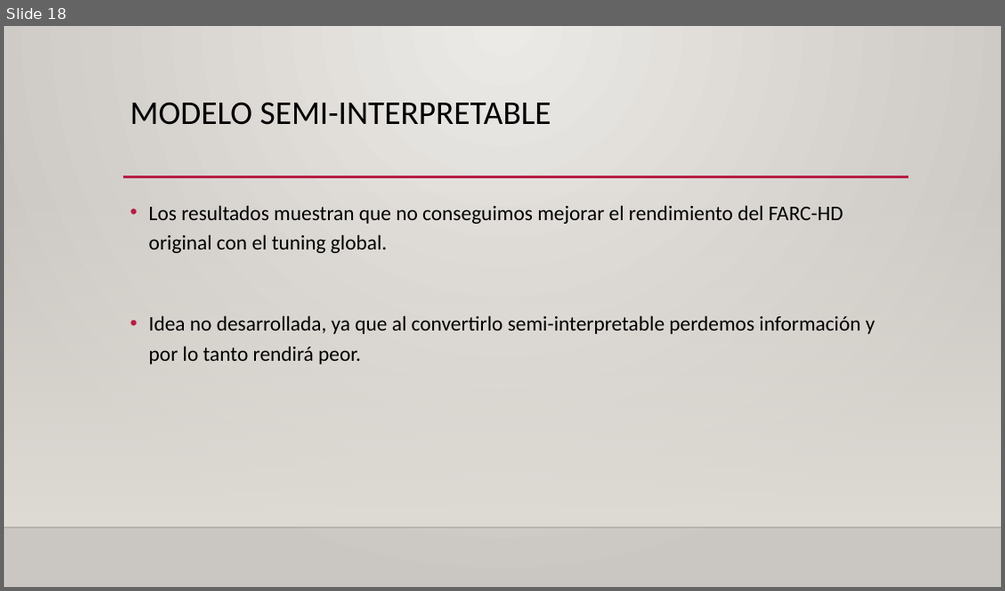
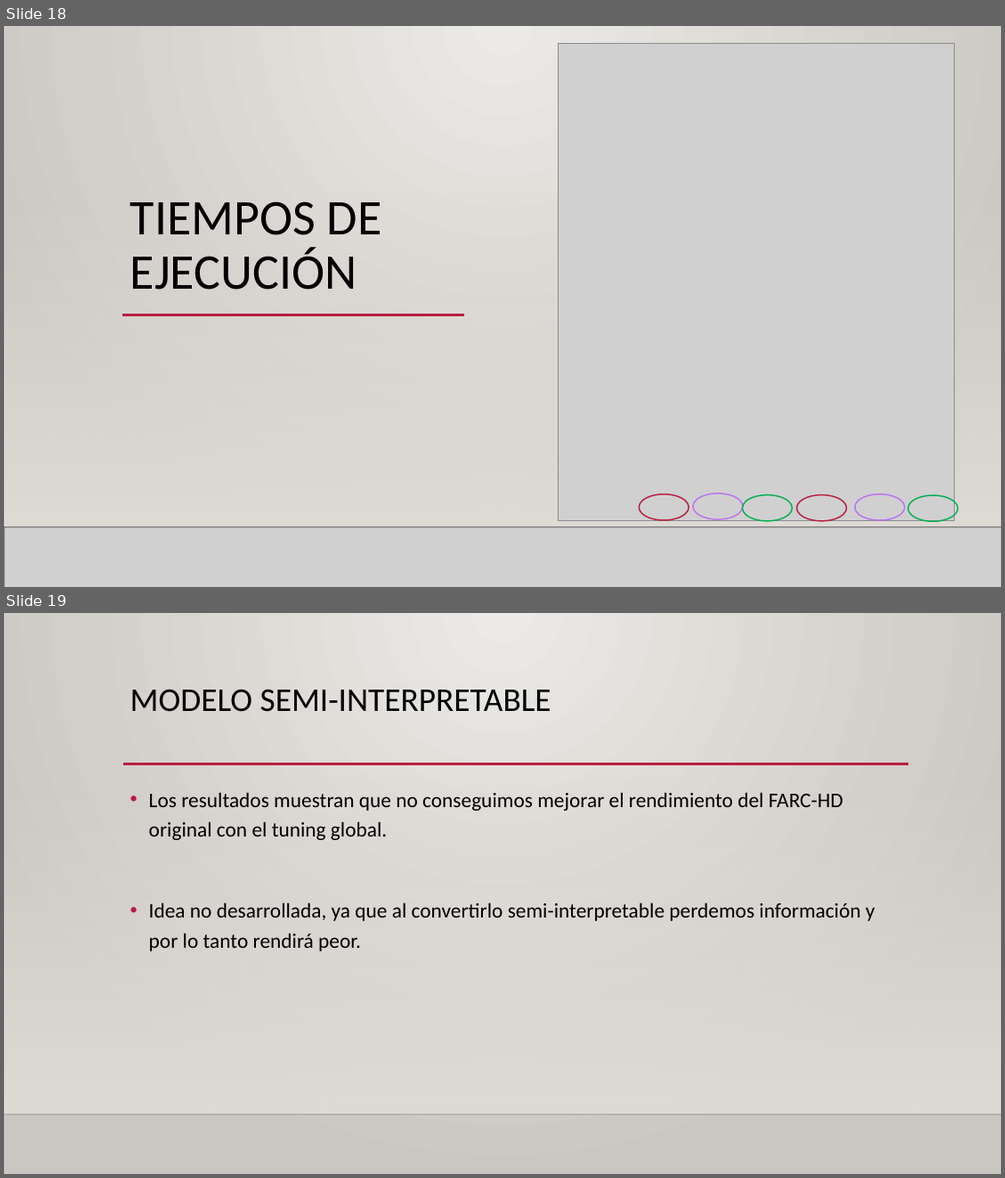
Before and after one commit to Tiburtzio/TFG, a slide deck: Docs/Presentacion.pptx. Shown one above the other, each under a label of ours: slide 18 before the commit, slides 18 and 19 after it. The pictures are 1005x591 and 1005x1178 pixels, drawn with LibreOffice and Linux fonts; fonts in the diff are those of the drawing; grey boxes stand for pictures; background and template pictures are left out. Boxes give left, top, right and bottom in pixels: in the first picture for what was removed or moved away, otherwise in the second. Text is boxed around its words. In the diff, an @@ line names an element or a change of style, - is before the commit and + after.

Commit message:
tiempos

```diff
--- a/Docs/Presentacion.pptx
+++ b/Docs/Presentacion.pptx
@@ slide 18 added at (4,26,1001,587), background gradient #ECEAE7 to #CAC7C1; not listed: 3 template elements that a slide beside it also shows @@
@@ rectangle added at (4,26,1001,587), fill gradient #ECEAE7 to #CAC7C1 @@
@@ picture added at (558,44,955,521) @@
@@ rectangle added at (4,192,1001,527), fill gradient #DFDBD5 @@
@@ rectangle added at (4,192,1001,527), fill gradient #DFDBD5 @@
@@ title added at (130,201,382,289), 48 pt, text #000000 @@
+TIEMPOS DE EJECUCIÓN
@@ line added from (123, 314) to (464, 314), #B71E42 2.5 pt @@
@@ line added from (202, 314) to (908, 314), #B71E42 2.5 pt @@
@@ ellipse added at (639,494,689,520), outline #B71E42 1.25 pt @@
@@ ellipse added at (693,493,743,520), outline #BC72F0 1.25 pt @@
@@ ellipse added at (742,495,793,521), outline #00B050 1.25 pt @@
@@ ellipse added at (797,495,847,521), outline #B71E42 1.25 pt @@
@@ ellipse added at (855,494,905,520), outline #BC72F0 1.25 pt @@
@@ ellipse added at (908,495,958,521), outline #00B050 1.25 pt @@
@@ line added from (4, 527) to (1001, 527), #000001 1 pt @@
@@ picture added at (4,527,1001,587) @@
@@ line added from (4, 527) to (1001, 527), #000001 1 pt @@
@@ what was slide 18 is now slide 19 @@
```
Also in this commit, not shown: 1 other file.
